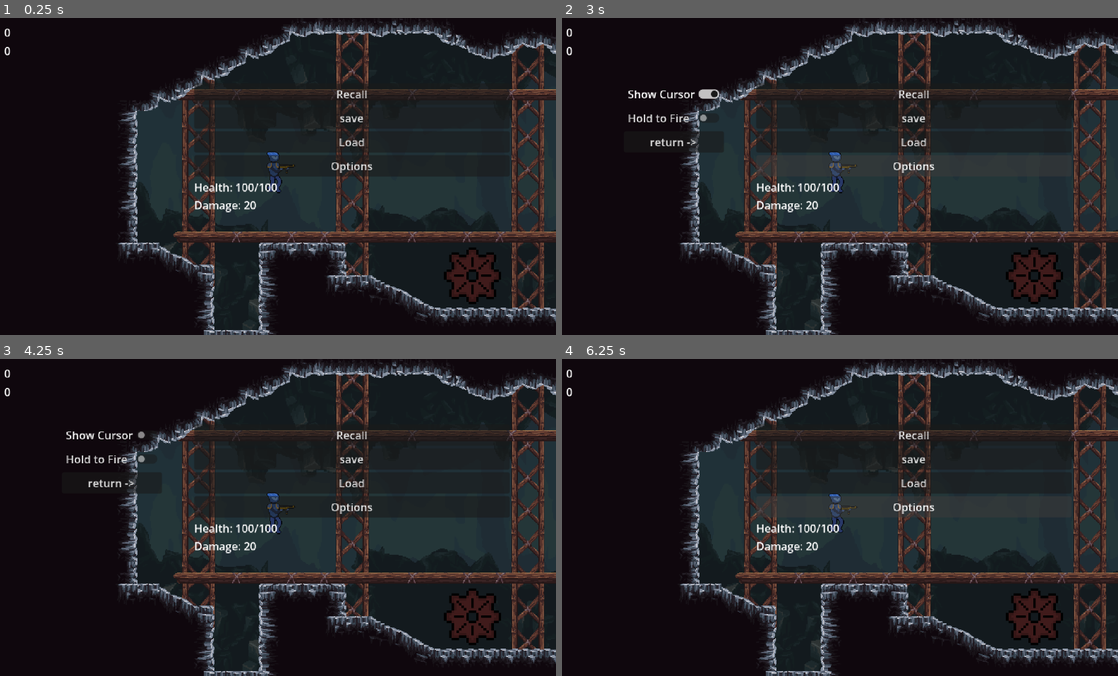
Above: before the commit, frames 1-4 (two rows, left to right).
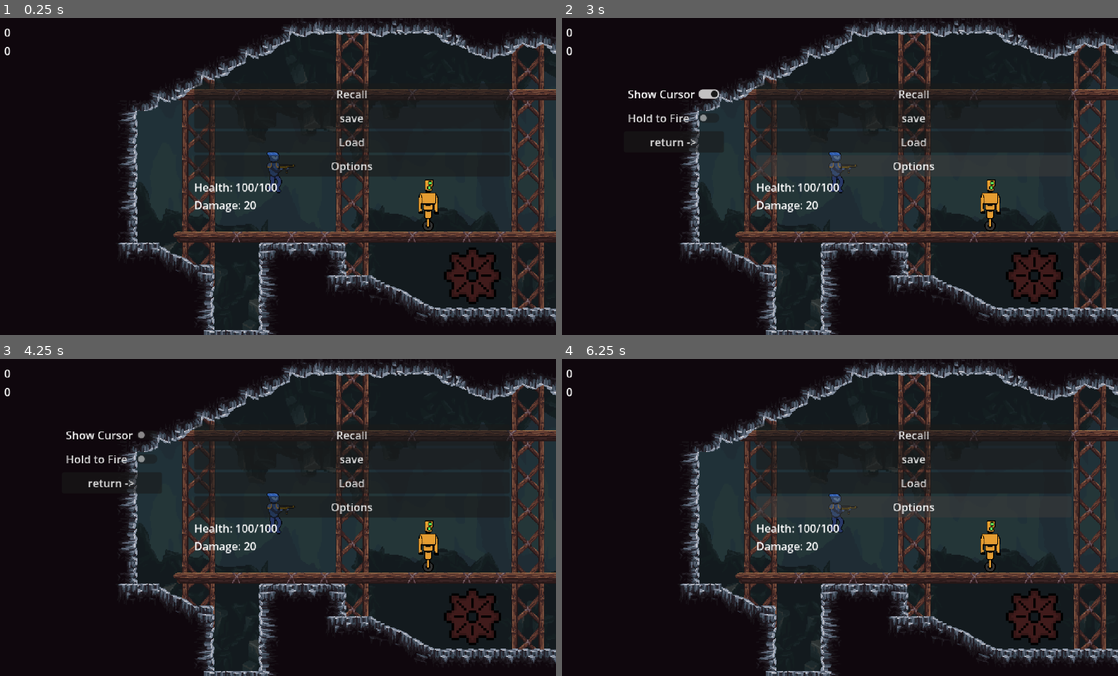
Above: after the commit, the same moments.

Repository: belskyj1985/Spark-2026-Micro-Internship-Game-Dev
Game: Godot game, scene res://game.tscn
Same seed, same stepped clock (60 frames per second), same inputs: the game is played once before the commit and once after it.
Inputs (mouse positions are in pixels of both pictures, inside the frame that each line leads up to):
- Up to frame 1 (0.25 s): no input
- Up to frame 2 (3 s): click "Recall" at 0.5 s; click "save" at 1.25 s; click "Load" at 2 s; click "Options" at 2.75 s
- Up to frame 3 (4.25 s): click "Show Cursor" at 3.5 s
- Up to frame 4 (6.25 s): click "Hold to Fire" at 4.25 s; click "return ->" at 5 s; tap Enter at 5.75 s; move the mouse to (962, 501) at 5.77 s; hold D (right) from 5.78 s (still down); hold Right mouse button (aim) from 5.78 s (still down); tap Space (jump) at 6.02 s

The runs differ from the first frame. In frame 1, 0.3% of the frame differs, in the area x 75-79%, y 50-68%; in frame 2, 0.3%; in frame 3, 0.3%; in frame 4, 0.3%.

Commit message:
patched in shopkeeper wandering

Diff:
--- a/shop/shop_keeper.gd
+++ b/shop/shop_keeper.gd
@@ -3,6 +3,15 @@
 @onready var v_box_container: VBoxContainer = $UI/VBoxContainer
 @onready var ui: Control = $UI
 var detected: bool = false
+
+@onready var shop_keeper_sprite: Sprite2D = $ShopKeeperSprite
+@export var pace_distance: float = 80.0
+@export var max_speed: float = 40.0
+@export var lean_amount: float = 0.08
+@export var acceleration: float = 4.0
+var start_x: float
+var direction: int = 1
+var current_speed: float = 0.0
 
 func _physics_process(delta: float) -> void:
 	if detected:
@@ -10,7 +19,37 @@
 	else:
 		v_box_container.position.y = lerpf(v_box_container.position.y,-1000,.01)
 
+	if detected:
+		# Smoothly slow to stop
+		current_speed = lerpf(current_speed, 0.0, acceleration * delta)
+	else:
+		# Smoothly accelerate to max speed
+		current_speed = lerpf(current_speed, max_speed, acceleration * delta)
+
+	# --- Movement ---
+	global_position.x += direction * current_speed * delta
+
+	# Check bounds (only change direction if moving)
+	if not detected:
+		if global_position.x > start_x + pace_distance:
+			direction = -1
+		elif global_position.x < start_x - pace_distance:
+			direction = 1
+
+	# Flip sprite
+	shop_keeper_sprite.flip_h = direction < 0
+
+	# Lean based on movement speed (leans less when stopping)
+	var target_lean = lean_amount * direction * (current_speed / max_speed)
+
+	shop_keeper_sprite.rotation = lerpf(
+		shop_keeper_sprite.rotation,
+		target_lean,
+		6 * delta
+	)
+
 func _ready() -> void:
+	start_x = global_position.x
 	v_box_container.visible = false
 	update_buttons()
 
--- a/shop/shop_keeper.tscn
+++ b/shop/shop_keeper.tscn
@@ -6,6 +6,7 @@
 [ext_resource type="FontFile" uid="uid://c2kqkbjoe7o2b" path="res://shop/Perfect DOS VGA 437.ttf" id="3_v6c71"]
 [ext_resource type="Texture2D" uid="uid://bykt5ces1cqaj" path="res://shop/shop_ice.png" id="5_7l2ia"]
 [ext_resource type="Texture2D" uid="uid://c2ti5f4ntfwpn" path="res://shop/shop_lightning.png" id="6_18uh6"]
+[ext_resource type="Texture2D" uid="uid://b3mdflciluxbd" path="res://shop/ShopKeeperSprite.png" id="7_18uh6"]
 
 [sub_resource type="RectangleShape2D" id="RectangleShape2D_j2guc"]
 size = Vector2(52, 52)
@@ -24,6 +25,10 @@
 
 [node name="shop_keeper" type="Node2D" unique_id=1400398174]
 script = ExtResource("1_oqpvu")
+
+[node name="ShopKeeperSprite" type="Sprite2D" parent="." unique_id=1389116622]
+position = Vector2(-2, -16)
+texture = ExtResource("7_18uh6")
 
 [node name="Area2D" type="Area2D" parent="." unique_id=136220500]
 collision_layer = 0
Renamed: ShopKeeperSprite.png -> shop/ShopKeeperSprite.png
Not shown, changed: shop/ShopKeeperSprite.png.import
